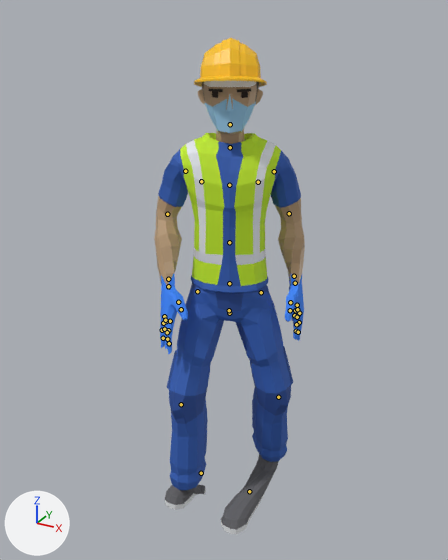
A saved change to the glTF model dashboard/web/public/models/operario.glb.
The view is the same before and after, from a 50 mm camera at (1.021, -1.927, 1.916) aimed at (0.003, -0.077, 0.99). The axes (+X, +Y, +Z) are drawn at lower left. The lights are the same throughout. The first picture is the older version. Both versions are drawn at frame 0 of the action 'Wave'; the numbers are the values there. The bones that change, and the others that lie on the model, are drawn over the model as lines.

In view in the first picture: 'Worker_Body', 'Worker_Feet', 'Worker_Head', 'Worker_Legs'.
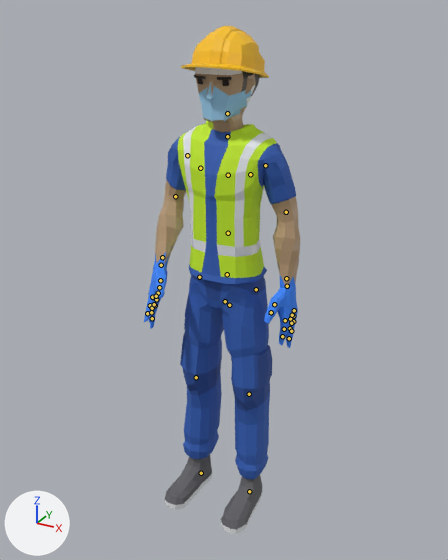
Pixel boxes (x1, y1, x2, y2) of what changed, in the pictures (448 x 560 px):
'Worker_Body', posed
    before: (154, 133, 305, 354)
    after: (144, 121, 300, 348)
'Worker_Legs', posed (27% narrower)
    before: (167, 283, 293, 490)
    after: (180, 275, 272, 480)
'Worker_Head', posed (20% wider)
    before: (194, 38, 267, 144)
    after: (181, 26, 269, 132)
'Worker_Feet', posed (14% narrower)
    before: (165, 454, 278, 534)
    after: (165, 455, 262, 534)
bone 'Body', root to tip
    before: (229, 313) to (229, 311)
    after: (229, 305) to (229, 303)
bone 'UpperLeg.L', root to tip
    before: (261, 292) to (261, 293)
    after: (256, 289) to (256, 290)
bone 'LowerLeg.L', root to tip
    before: (278, 397) to (278, 397)
    after: (249, 394) to (249, 394)
bone 'UpperLeg.R', root to tip
    before: (197, 291) to (197, 293)
    after: (199, 277) to (199, 278)
bone 'LowerLeg.R', root to tip
    before: (181, 404) to (181, 405)
    after: (196, 377) to (196, 378)

The change, as a list of edits to the scene's bpy script:
```text
Change bone_body:
    where bone_body = bpy.data.objects['CharacterArmature'].pose.bones['Body']  # child of 'Root'
    bone_body.location: (0.0, -0.00036, 0.0) -> (0.0, 0.0, 0.0)
    bone_body.rotation_quaternion: (0.972, 0.0, 0.236, 0.0) -> (1.0, 0.0, 0.0, 0.0)  # degrees (0, 27, 0) -> degrees (0, 0, 0)
Change bone_upperleg_l:
    where bone_upperleg_l = bpy.data.objects['CharacterArmature'].pose.bones['UpperLeg.L']  # child of 'Body'
    bone_upperleg_l.rotation_quaternion: (0.973, -0.08, -0.208, 0.052) -> (1.0, 0.0, 0.0, 0.0)  # degrees (-11, -23, 8) -> degrees (0, 0, 0)
Change bone_lowerleg_l:
    where bone_lowerleg_l = bpy.data.objects['CharacterArmature'].pose.bones['LowerLeg.L']  # child of 'UpperLeg.L'
    bone_lowerleg_l.rotation_quaternion: (0.981, 0.192, 0.0, 0.0) -> (1.0, 0.0, 0.0, 0.0)  # degrees (22, 0, 0) -> degrees (0, 0, 0)
Change bone_upperleg_r:
    where bone_upperleg_r = bpy.data.objects['CharacterArmature'].pose.bones['UpperLeg.R']  # child of 'Body'
    bone_upperleg_r.rotation_quaternion: (0.971, -0.039, 0.175, -0.161) -> (1.0, 0.0, 0.0, 0.0)  # degrees (-8, 19, -20) -> degrees (0, 0, 0)
Change bone_lowerleg_r:
    where bone_lowerleg_r = bpy.data.objects['CharacterArmature'].pose.bones['LowerLeg.R']  # child of 'UpperLeg.R'
    bone_lowerleg_r.rotation_quaternion: (0.986, 0.165, 0.0, 0.0) -> (1.0, 0.0, 0.0, 0.0)  # degrees (19, 0, 0) -> degrees (0, 0, 0)
```
